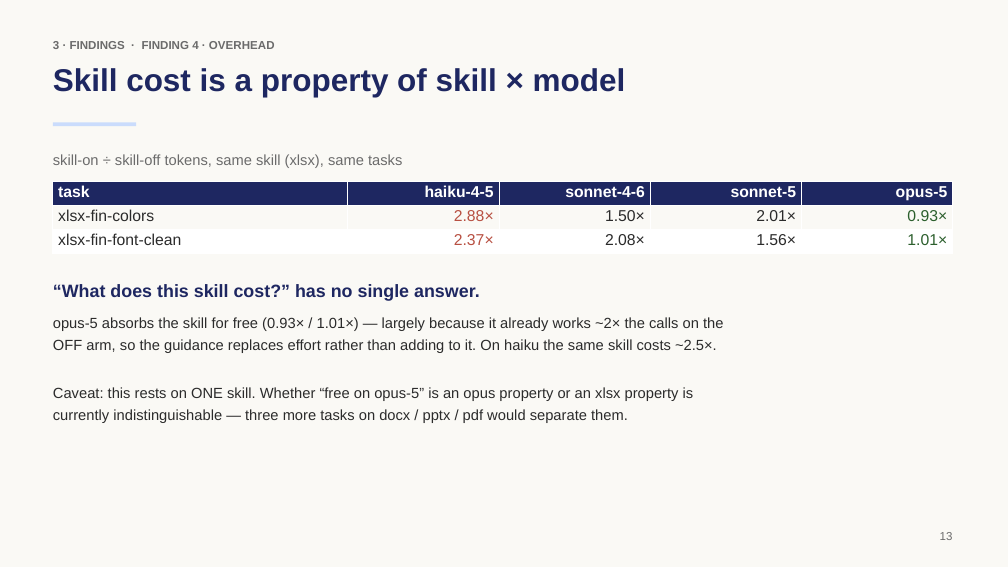
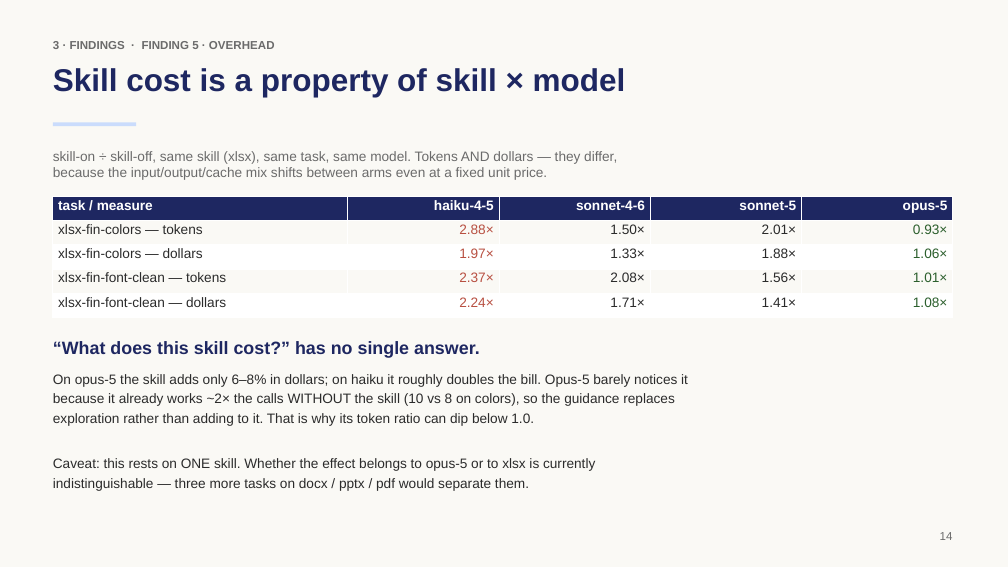
Before and after one commit to rossoctl/autobench-claudecode, a slide deck: slide 14 of results/autobench-claudecode-summary.pptx (slide 13 before the commit). Drawn at 1008x567 pixels with LibreOffice and Linux fonts; fonts in the diff are those of the drawing. Boxes give left, top, right and bottom in pixels: in the first picture for what was removed or moved away, otherwise in the second. Text is boxed around its words. In the diff, an @@ line names an element or a change of style, - is before the commit and + after.

```diff
--- a/results/autobench-claudecode-summary.pptx
+++ b/results/autobench-claudecode-summary.pptx
@@ text at box(53, 41, 275, 49): text changed @@
-3 · FINDINGS · FINDING 4 · OVERHEAD
+3 · FINDINGS · FINDING 5 · OVERHEAD
@@ text at box(53, 151, 617, 180): text changed; size 14 to 13 pt @@
-skill-on ÷ skill-off tokens, same skill (xlsx), same tasks
+skill-on ÷ skill-off, same skill (xlsx), same task, same model. Tokens AND dollars — they differ,
+because the input/output/cache mix shifts between arms even at a fixed unit price.
@@ table at box(53, 197, 953, 318) @@
-row 1: task | haiku-4-5 | sonnet-4-6 | sonnet-5 | opus-5
-row 2: xlsx-fin-colors | 2.88× | 1.50× | 2.01× | 0.93×
-row 3: xlsx-fin-font-clean | 2.37× | 2.08× | 1.56× | 1.01×
+row 1: task / measure | haiku-4-5 | sonnet-4-6 | sonnet-5 | opus-5
+row 2: xlsx-fin-colors — tokens | 2.88× | 1.50× | 2.01× | 0.93×
+row 3: xlsx-fin-colors — dollars | 1.97× | 1.33× | 1.88× | 1.06×
+row 4: xlsx-fin-font-clean — tokens | 2.37× | 2.08× | 1.56× | 1.01×
+row 5: xlsx-fin-font-clean — dollars | 2.24× | 1.71× | 1.41× | 1.08×
@@ table: place and size @@
-table at box(53, 181, 953, 254)
+table at box(53, 197, 953, 318)
@@ text "“What does this skill cost?” ...": place and size @@
-text "“What does this skill cost?” ..." at box(53, 284, 480, 301)
+text "“What does this skill cost?” ..." at box(53, 341, 480, 358)
@@ text at box(53, 374, 688, 491): text changed; size 14 to 13 pt @@
-opus-5 absorbs the skill for free (0.93× / 1.01×) — largely because it already works ~2× the calls on the
-OFF arm, so the guidance replaces effort rather than adding to it. On haiku the same skill costs ~2.5×.
-Caveat: this rests on ONE skill. Whether “free on opus-5” is an opus property or an xlsx property is
-currently indistinguishable — three more tasks on docx / pptx / pdf would separate them.
+On opus-5 the skill adds only 6–8% in dollars; on haiku it roughly doubles the bill. Opus-5 barely notices it
+because it already works ~2× the calls WITHOUT the skill (10 vs 8 on colors), so the guidance replaces
+exploration rather than adding to it. That is why its token ratio can dip below 1.0.
+Caveat: this rests on ONE skill. Whether the effect belongs to opus-5 or to xlsx is currently
+indistinguishable — three more tasks on docx / pptx / pdf would separate them.
@@ text at box(940, 532, 953, 540): text changed @@
-13
+14
```
Also in this commit, not shown: 6 other slides changed, 1 slide added, 2 other files.
